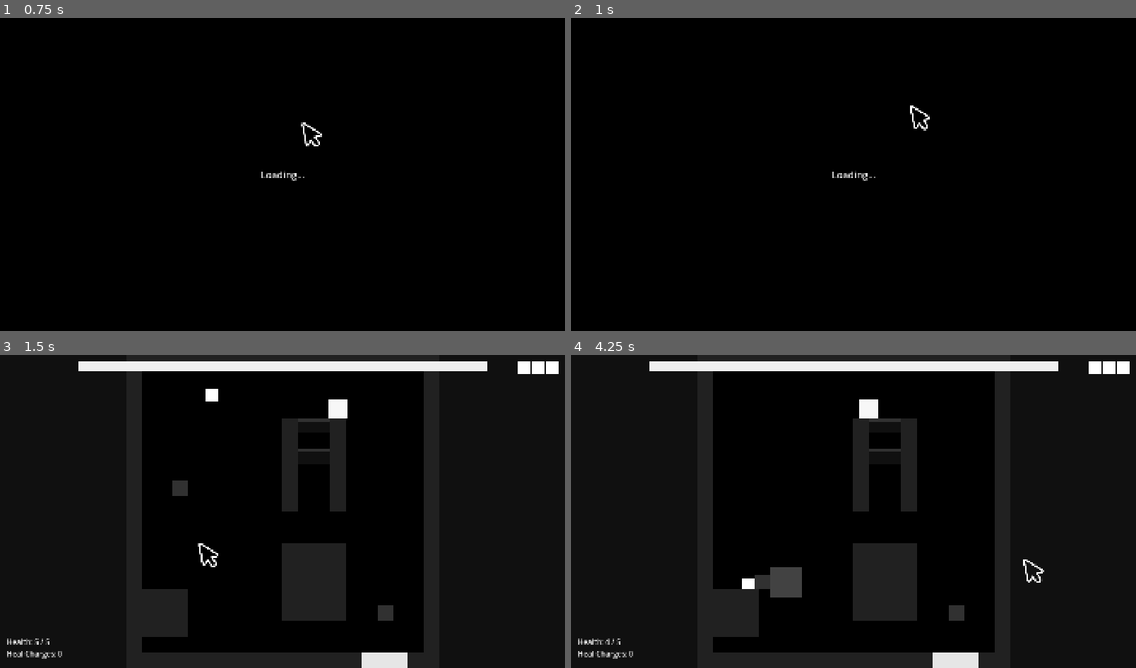
Above: before the commit, frames 1-4 (two rows, left to right).
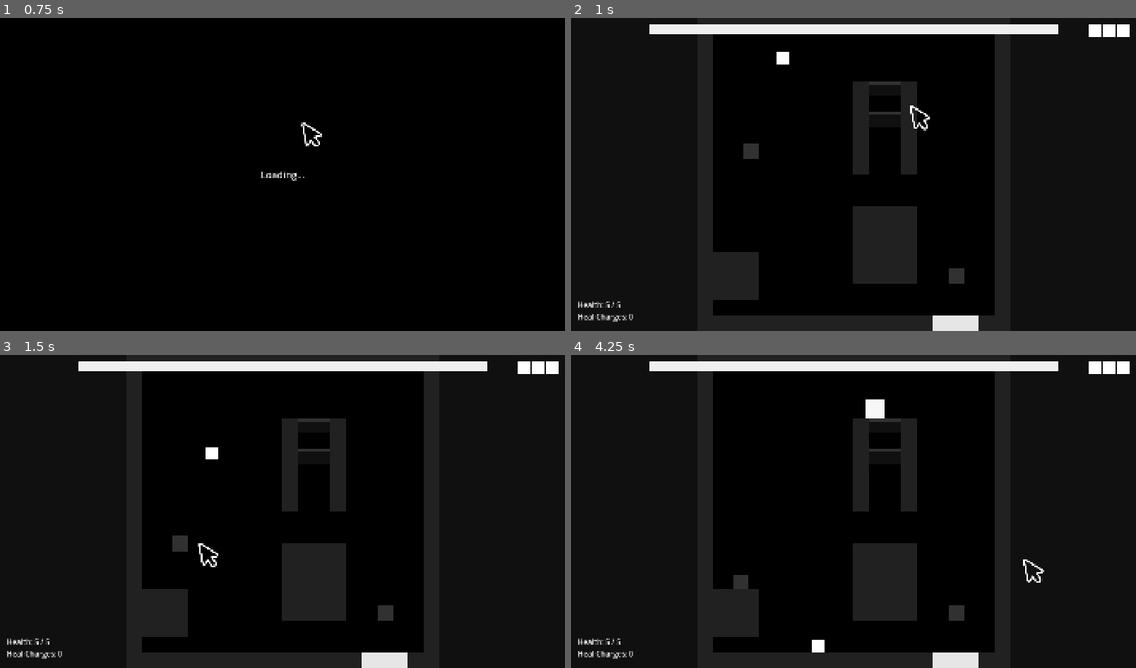
Above: after the commit, the same moments.

Repository: stevencasteel/Box-Battle
Game: Godot game, scene res://src/scenes/main/main.tscn
Same seed, same stepped clock (60 frames per second), same inputs: the game is played once before the commit and once after it. The engine's default icon, where the game draws it, is replaced by a stand-in: a white triangle on a blue panel in a dark square.
Inputs (mouse positions are in pixels of both pictures, inside the frame that each line leads up to):
- Up to frame 1 (0.75 s): tap Enter (ui_accept) at 0.5 s; drag from (282, 130) to (339, 105) at 0.52 s
- Up to frame 2 (1 s): no input
- Up to frame 3 (1.5 s): drag from (169, 527) to (254, 574) at 1.27 s
- Up to frame 4 (4.25 s): move the mouse to (910, 442) at 2.02 s; hold Left (ui_left) 2.03-2.75 s; drag from (825, 574) to (684, 464) at 2.77 s; move the mouse to (1023, 558) at 3.52 s; hold Right (ui_right) from 3.53 s (still down); tap Enter (ui_accept) at 3.77 s

Frame 1 is identical in both runs. In frame 2, 18% of the frame differs, in the area x 1-99%, y 0-100%; in frame 3, 0.7%; in frame 4, 1.1%.

Commit message:
refactor(srp): Decouple ArenaBuilder from intro sequence direction
This commit completes the final refactoring task (Task 3.2), fully separating the responsibilities of the `ArenaBuilder` and the `EncounterScene`.

Previously, the `ArenaBuilder` was responsible for both building the level and directing the gameplay intro sequence (waiting, then spawning the boss). This violated the Single Responsibility Principle.

This has been refactored to a cleaner, data-driven, event-based pattern:
- The concept of an "intro sequence" is now defined as an `Array[SequenceStep]` directly within the `EncounterData` resource.
- The `encounter_00.tres` file now uses a `WaitStep` and an `EmitStep` to define the intro sequence as data.
- A new event, `SPAWN_BOSS_REQUESTED`, has been added to the `EventCatalog`.
- The `ArenaBuilder` is now a pure builder. It no longer runs any sequences and simply returns the constructed level. Its `spawn_boss_async` method is now a public utility.
- The `EncounterScene` now takes on the role of director. It reads the intro sequence from the encounter data, tells the `Sequencer` to run it, and listens for the `SPAWN_BOSS_REQUESTED` event to trigger the boss spawn.

This change makes the `ArenaBuilder`'s role clearer, makes encounter intros fully data-driven, and correctly places the responsibility of directing gameplay flow onto the gameplay scene controller.

Diff:
--- a/src/core/building/arena_builder.gd
+++ b/src/core/building/arena_builder.gd
@@ -8,17 +8,12 @@
 # --- Private Member Variables ---
 var _current_build_data: LevelBuildData
 var _current_level_container: Node
-var _intro_sequence_handle: SequenceHandle
 var _minion_spawn_counts: Dictionary = {}
 
 # --- Public Methods ---
 
-
 ## Asynchronously builds the entire level and returns the root node.
 func build_level_async() -> Node:
-	if is_instance_valid(_intro_sequence_handle):
-		_intro_sequence_handle.cancel()
-	_intro_sequence_handle = null
 	_minion_spawn_counts.clear()
 
 	_current_level_container = Node.new()
@@ -49,27 +44,15 @@
 	await _spawn_hud_async()
 	await _spawn_minions_async()
 
-	_intro_sequence_handle = _run_intro_sequence()
-	if is_instance_valid(_intro_sequence_handle):
-		await _intro_sequence_handle.finished
-
+	# The builder's job is now done. It no longer runs the intro sequence.
 	await get_tree().process_frame
 
 	return _current_level_container
 
 
-# --- Private Methods ---
-
-
-func _spawn_player_async() -> void:
-	var instance: BaseEntity = load(AssetPaths.SCENE_PLAYER).instantiate()
-	instance.global_position = _current_build_data.player_spawn_pos
-	instance.inject_dependencies(ServiceLocator)
-	_current_level_container.add_child(instance)
-	await get_tree().process_frame
-
-
-func _spawn_boss_async() -> Node:
+## Spawns the boss defined in the current build data. Intended to be
+## called by a sequence step.
+func spawn_boss_async() -> Node:
 	var boss_scene: PackedScene = _current_build_data.encounter_data_resource.boss_scene
 	if not boss_scene:
 		return null
@@ -79,6 +62,15 @@
 	_current_level_container.add_child(instance)
 	await get_tree().process_frame
 	return instance
+
+
+# --- Private Methods ---
+func _spawn_player_async() -> void:
+	var instance: BaseEntity = load(AssetPaths.SCENE_PLAYER).instantiate()
+	instance.global_position = _current_build_data.player_spawn_pos
+	instance.inject_dependencies(ServiceLocator)
+	_current_level_container.add_child(instance)
+	await get_tree().process_frame
 
 
 func _spawn_hud_async() -> void:
@@ -99,18 +91,8 @@
 		if instance is Node2D:
 			instance.global_position = spawn_data.position
 
-		# THE FIX: Only inject dependencies if the spawned node is an entity.
 		if instance is BaseEntity:
 			instance.inject_dependencies(ServiceLocator)
 
 		_current_level_container.add_child(instance)
 		await get_tree().process_frame
-
-
-func _run_intro_sequence() -> SequenceHandle:
-	var wait_step := WaitStep.new()
-	wait_step.duration = 0.5
-	var spawn_boss_step := CallableStep.new()
-	spawn_boss_step.callable = Callable(self, "_spawn_boss_async")
-	var intro_steps: Array[SequenceStep] = [wait_step, spawn_boss_step]
-	return Sequencer.run_sequence(intro_steps)
--- a/src/core/events/event_catalog.gd
+++ b/src/core/events/event_catalog.gd
@@ -17,6 +17,8 @@
 
 # --- Game State Events ---
 const SCENE_TRANSITION_STARTED = "scene.transition_started"
+# THE FIX: Add a dedicated event for the intro sequence to request the boss spawn.
+const SPAWN_BOSS_REQUESTED = "encounter.spawn_boss_requested"
 
 # --- UI State Events ---
 const MENU_OPENED = "ui.menu_opened"
--- a/src/data/encounters/encounter_00.tres
+++ b/src/data/encounters/encounter_00.tres
@@ -1,24 +1,31 @@
-[gd_resource type="Resource" script_class="EncounterData" load_steps=6 format=3 uid="uid://4lptu40or7m1"]
+[gd_resource type="Resource" script_class="EncounterData" load_steps=8 format=3 uid="uid://4lptu40or7m1"]
 
 [ext_resource type="Script" uid="uid://co2urq51qk44e" path="res://src/data/encounters/encounter_data.gd" id="1_encounter"]
 [ext_resource type="PackedScene" uid="uid://dmej4a7ykn2q0" path="res://src/entities/boss/base_boss.tscn" id="2_boss_scene"]
 [ext_resource type="Resource" uid="uid://bst2lw60wetic" path="res://src/data/layouts/layout_00.tres" id="3_layout"]
 [ext_resource type="PackedScene" uid="uid://c7d8faf0g1h2i" path="res://src/entities/minions/minion.tscn" id="4_turret_scene"]
 [ext_resource type="PackedScene" uid="uid://d9e8f7g6h5i4j" path="res://src/entities/spawners/patrolling_lancer_spawner.tscn" id="5_lancer_spawner"]
+[ext_resource type="Script" path="res://src/core/sequencing/sequence_step.gd" id="6_sequence_step"]
+[ext_resource type="Script" path="res://src/core/sequencing/steps/wait_step.gd" id="7_wait_step"]
+[ext_resource type="Script" path="res://src/core/sequencing/steps/emit_step.gd" id="8_emit_step"]
+
+[sub_resource type="Resource" id="Resource_8vxlc"]
+script = ExtResource("7_wait_step")
+duration = 0.7
+
+[sub_resource type="Resource" id="Resource_p5j6y"]
+script = ExtResource("8_emit_step")
+event_name = &"encounter.spawn_boss_requested"
+payload = null
 
 [resource]
 script = ExtResource("1_encounter")
-
-; --- Layout & Spawning ---
 level_layout = ExtResource("3_layout")
 player_spawn_marker = "@"
+boss_scene = ExtResource("2_boss_scene")
 boss_spawn_marker = "&"
-
-; --- Boss ---
-boss_scene = ExtResource("2_boss_scene")
-
-; --- Minions ---
 minion_spawns = {
 "P": ExtResource("5_lancer_spawner"),
 "T": ExtResource("4_turret_scene")
 }
+intro_sequence = Array[ExtResource("6_sequence_step")]([SubResource("Resource_8vxlc"), SubResource("Resource_p5j6y")])
--- a/src/data/encounters/encounter_data.gd
+++ b/src/data/encounters/encounter_data.gd
@@ -20,3 +20,7 @@
 ## The key is the character marker in the layout file (e.g., "T").
 ## The value is the PackedScene for that minion.
 @export var minion_spawns: Dictionary = {}
+
+@export_group("Sequencing")
+## An array of SequenceStep resources that run when the encounter begins.
+@export var intro_sequence: Array[SequenceStep] = []
--- a/src/scenes/game/encounter_scene.gd
+++ b/src/scenes/game/encounter_scene.gd
@@ -1,9 +1,8 @@
 # src/scenes/game/encounter_scene.gd
 ## The main game scene controller.
 ##
-## Responsible for asynchronously building the level, spawning entities,
+## Responsible for orchestrating the level build, running intro sequences,
 ## managing the game camera, and handling victory/defeat sequences.
-## It also manages the developer debug overlay and target inspection.
 class_name EncounterScene
 extends ISceneController
 
@@ -14,7 +13,8 @@
 var _level_container: Node = null
 var _debug_overlay: CanvasLayer = null
 var _boss_died_token: int = 0
-var _death_sequence_handle: SequenceHandle
+var _spawn_boss_token: int = 0 # THE FIX: Token for the new event.
+var _sequence_handle: SequenceHandle
 var _camera_shaker: CameraShaker = null
 const TestConversation = preload("res://src/data/dialogue/test_conversation.tres")
 
@@ -23,10 +23,10 @@
 var _current_inspect_index: int = 0
 
 # --- Godot Lifecycle Methods ---
-
-
 func _ready() -> void:
 	_boss_died_token = EventBus.on(EventCatalog.BOSS_DIED, _on_boss_died)
+	# THE FIX: Subscribe to the boss spawn event.
+	_spawn_boss_token = EventBus.on(EventCatalog.SPAWN_BOSS_REQUESTED, _on_spawn_boss_requested)
 
 	if is_instance_valid(GameManager.state.prebuilt_level):
 		_level_container = GameManager.state.prebuilt_level
@@ -34,16 +34,23 @@
 	else:
 		_level_container = await ArenaBuilder.build_level_async()
 
-	if is_instance_valid(_level_container):
-		add_child(_level_container)
+	if not is_instance_valid(_level_container):
+		push_error("EncounterScene: Failed to get a valid level container.")
+		return
+
+	add_child(_level_container)
+	await get_tree().process_frame
+
+	var build_data: LevelBuildData = _level_container.get_meta("build_data")
+	if build_data:
+		CameraManager.center_camera_on_arena(camera, build_data.dimensions_tiles)
 		await get_tree().process_frame
+		var terrain_builder := TerrainBuilder.new()
+		terrain_builder.fill_viewport(_level_container, build_data, camera, ServiceLocator)
 
-		var build_data: LevelBuildData = _level_container.get_meta("build_data")
-		if build_data:
-			CameraManager.center_camera_on_arena(camera, build_data.dimensions_tiles)
-			await get_tree().process_frame
-			var terrain_builder := TerrainBuilder.new()
-			terrain_builder.fill_viewport(_level_container, build_data, camera, ServiceLocator)
+		if not build_data.encounter_data_resource.intro_sequence.is_empty():
+			_sequence_handle = Sequencer.run_sequence(build_data.encounter_data_resource.intro_sequence)
+			await _sequence_handle.finished
 
 	_initialize_camera_shaker()
 	_initialize_debug_inspector()
@@ -70,30 +77,24 @@
 
 
 func _exit_tree() -> void:
-	# This is the safety net that catches exits not handled by SceneManager.
 	_cleanup_entities()
-
 	EventBus.off(_boss_died_token)
+	EventBus.off(_spawn_boss_token) # THE FIX: Unsubscribe from the event.
 	FXManager.unregister_camera_shaker()
-	if is_instance_valid(_death_sequence_handle):
-		_death_sequence_handle.cancel()
+	if is_instance_valid(_sequence_handle):
+		_sequence_handle.cancel()
 	if is_instance_valid(camera):
 		camera.offset = Vector2.ZERO
 	get_tree().paused = false
 
 
 # --- Public Methods (ISceneController Contract) ---
-
-
 func scene_exiting() -> void:
 	_cleanup_entities()
 
 
 # --- Private Methods ---
-
-
 func _cleanup_entities() -> void:
-	# This centralized function ensures all entities are properly torn down.
 	var player_node: Node = get_tree().get_first_node_in_group(Identifiers.Groups.PLAYER)
 	if is_instance_valid(player_node) and player_node.has_method("teardown"):
 		player_node.teardown()
@@ -147,6 +148,13 @@
 
 # --- Signal Handlers ---
 
+# THE FIX: New handler for the spawn event.
+func _on_spawn_boss_requested(_payload) -> void:
+	# This function is now responsible for the action.
+	# We don't await here because this is a fire-and-forget event.
+	# The ArenaBuilder's function is async, so it will complete in the background.
+	ArenaBuilder.spawn_boss_async()
+
 
 func _on_player_died() -> void:
 	SceneManager.go_to_game_over()
@@ -164,11 +172,11 @@
 	wait_step.duration = 2.0
 	var death_sequence: Array[SequenceStep] = [wait_step]
 
-	_death_sequence_handle = Sequencer.run_sequence(death_sequence)
-	await _death_sequence_handle.finished
+	_sequence_handle = Sequencer.run_sequence(death_sequence)
+	await _sequence_handle.finished
 
 	if is_instance_valid(boss_node):
 		boss_node.queue_free()
 
-	if is_instance_valid(_death_sequence_handle):
+	if is_instance_valid(_sequence_handle):
 		SceneManager.go_to_victory()
Not shown, removed: all_script_errors.txt
Not shown, changed: docs/CHANGELOG.txt
Not shown, changed: docs/all_godot_source_code_no_docs.txt
